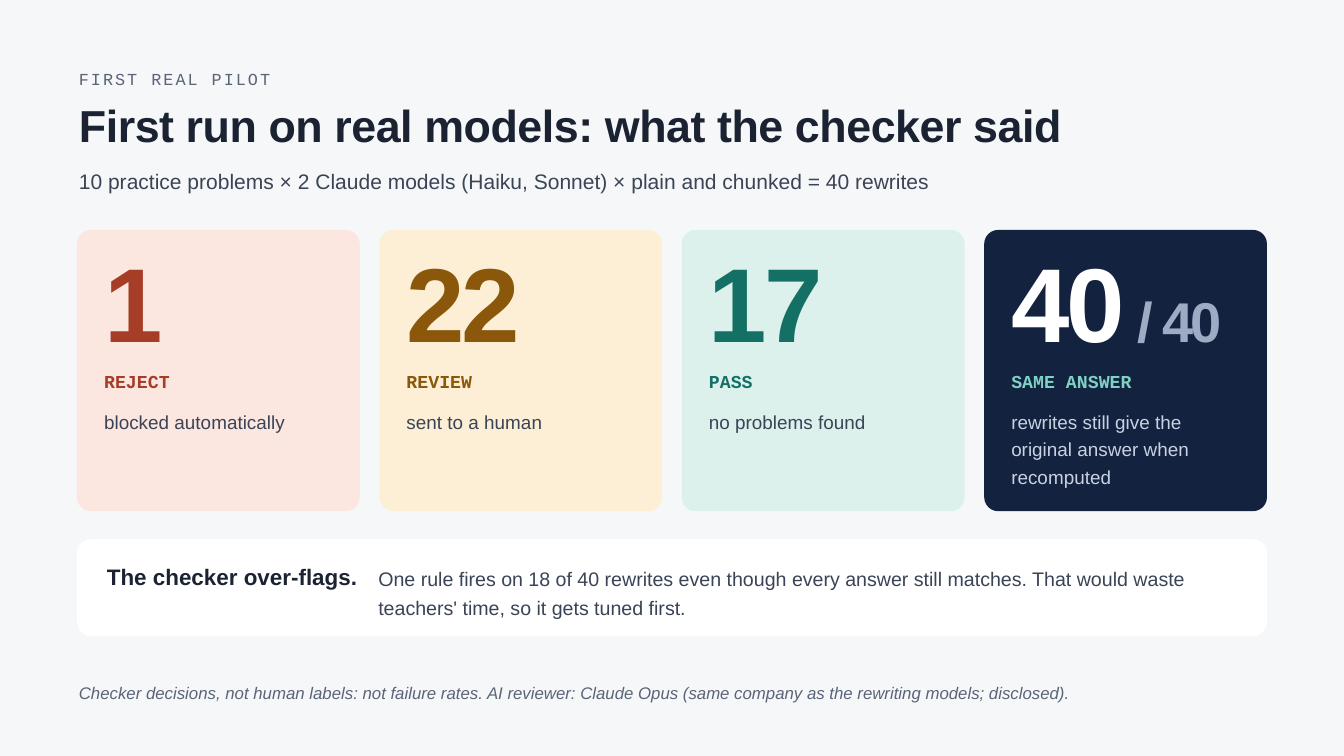
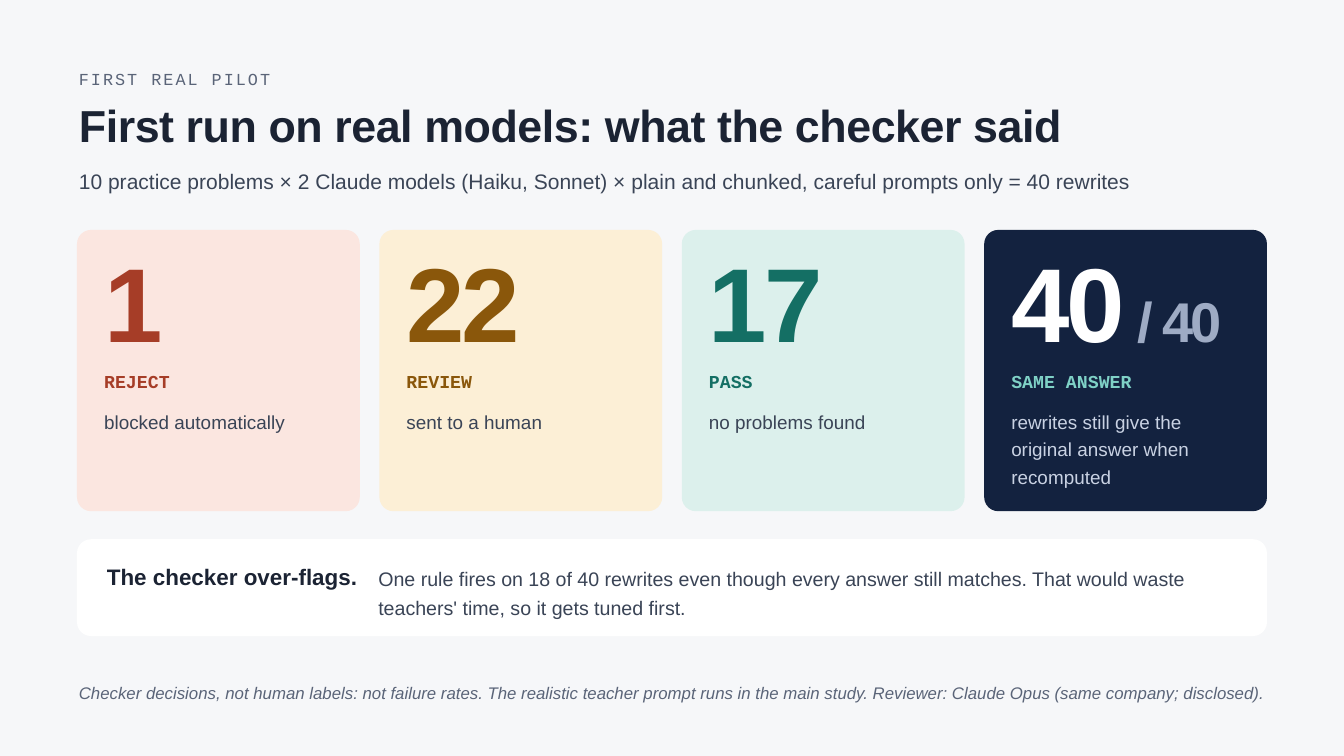
Before and after one commit to harshitaggarwal01/cs2880, a slide deck: slide 7 of docs/SafeAdapt-Math_updates_progress.pptx (slide 5 before the commit). Drawn at 1344x756 pixels with LibreOffice and Linux fonts; fonts in the diff are those of the drawing. Boxes give left, top, right and bottom in pixels: in the first picture for what was removed or moved away, otherwise in the second. Text is boxed around its words. In the diff, an @@ line names an element or a change of style, - is before the commit and + after.

Commit message:
Updates deck: add plain-vs-chunked, methods (incl. bandit) and final-outputs slides; pilot caveats; earlier-pilot finding

```diff
--- a/docs/SafeAdapt-Math_updates_progress.pptx
+++ b/docs/SafeAdapt-Math_updates_progress.pptx
@@ text at [79, 173, 1130, 193]: text changed @@
-10 practice problems × 2 Claude models (Haiku, Sonnet) × plain and chunked = 40 rewrites
+10 practice problems × 2 Claude models (Haiku, Sonnet) × plain and chunked, careful prompts only = 40 rewrites
@@ text at [79, 687, 1263, 703]: text changed @@
-Checker decisions, not human labels: not failure rates. AI reviewer: Claude Opus (same company as the rewriting models; disclosed).
+Checker decisions, not human labels: not failure rates. The realistic teacher prompt runs in the main study. Reviewer: Claude Opus (same company; disclosed).
```
Also in this commit, not shown: 3 other slides changed, 3 slides added, 1 other file.
